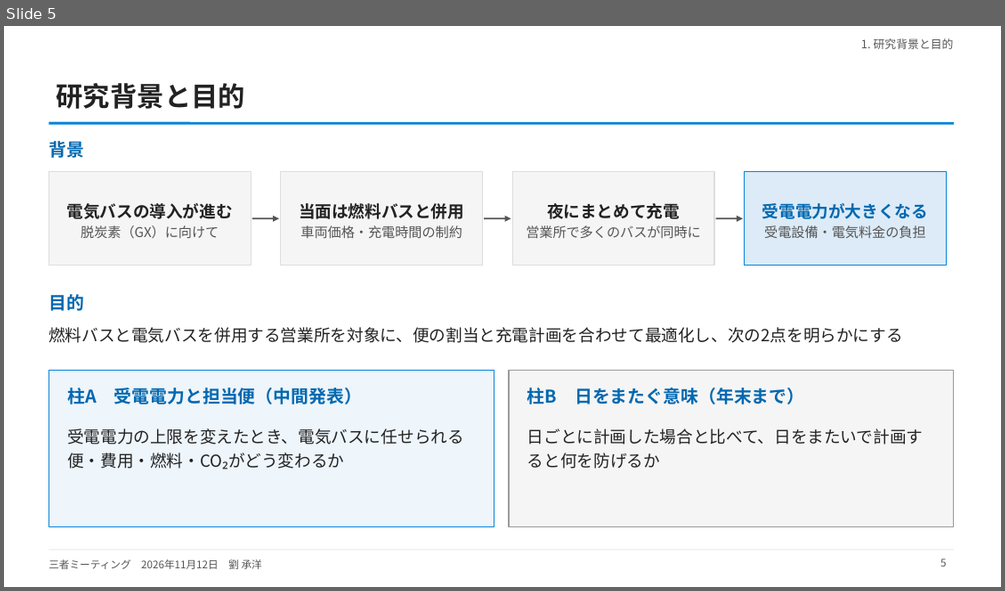
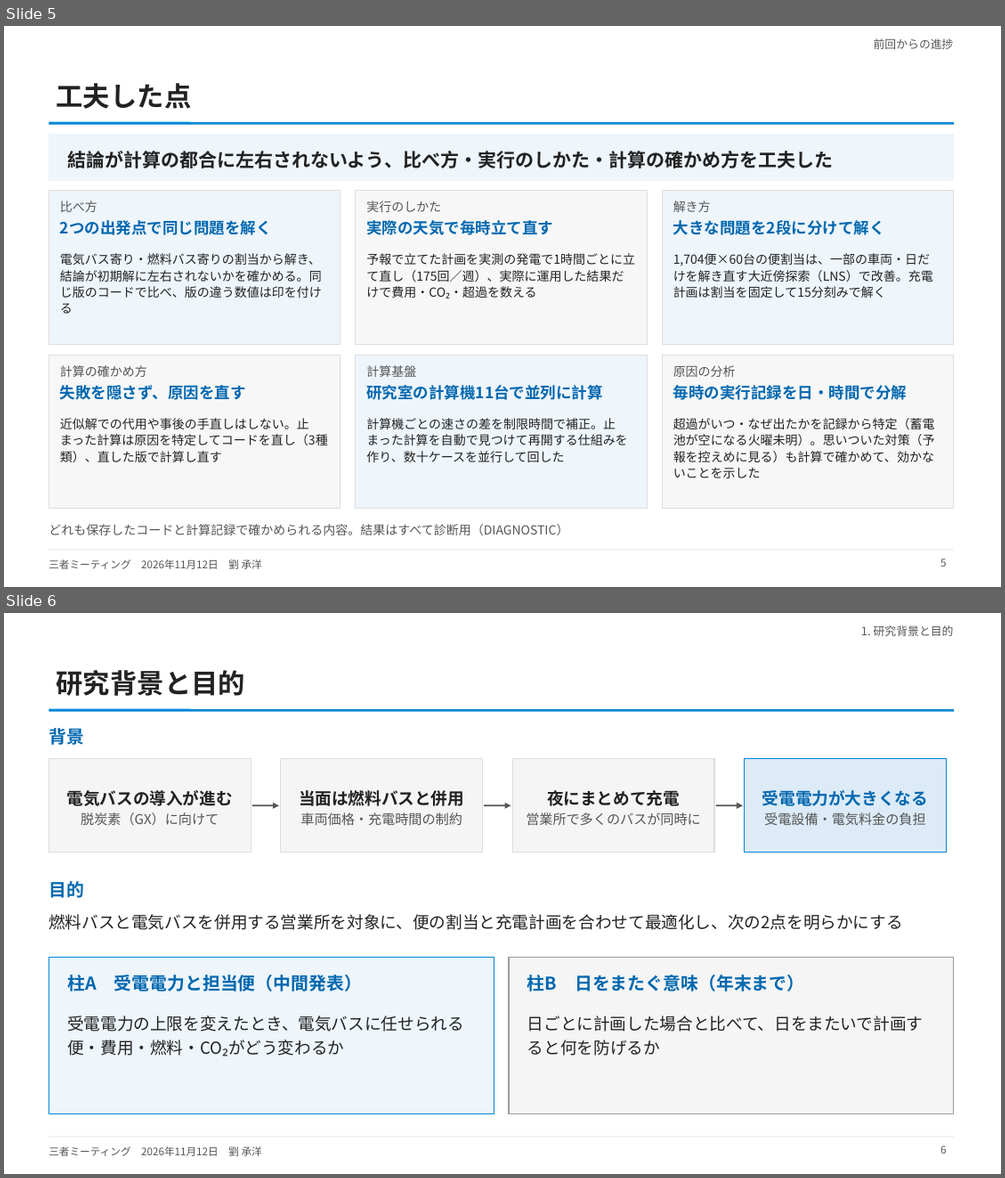
Before and after one commit to CYLIU2003/master-course, a slide deck: outcome/2026-11-12_three_party/three_party_20261112.pptx. Shown one above the other, each under a label of ours: slide 5 before the commit, slides 5 and 6 after it. The pictures are 1005x591 and 1005x1178 pixels, drawn with LibreOffice and Linux fonts; fonts in the diff are those of the drawing. Boxes give left, top, right and bottom in pixels: in the first picture for what was removed or moved away, otherwise in the second. Text is boxed around its words. In the diff, an @@ line names an element or a change of style, - is before the commit and + after.

```diff
--- a/outcome/2026-11-12_three_party/three_party_20261112.pptx
+++ b/outcome/2026-11-12_three_party/three_party_20261112.pptx
@@ slide 5 added at bbox=[4, 26, 1001, 587], background #FFFFFF; not listed: 3 template elements that a slide beside it also shows @@
@@ text added at bbox=[874, 38, 954, 49], 11 pt, text #555555 @@
+前回からの進捗
@@ title added at bbox=[57, 83, 192, 109], 26 pt, text #222222, bold @@
+工夫した点
@@ rectangle added at bbox=[48, 135, 954, 181], fill #EEF5FB, outline #EEF5FB 1 pt @@
@@ text added at bbox=[67, 151, 833, 168], 18 pt, text #222222, bold @@
+結論が計算の都合に左右されないよう、比べ方・実行のしかた・計算の確かめ方を工夫した
@@ rectangle added at bbox=[48, 191, 340, 344], fill #EEF5FB, outline #DDDDDD 0.75 pt @@
@@ text added at bbox=[60, 200, 272, 235], 15 pt, text #0268B0, bold @@
+比べ方
+2つの出発点で同じ問題を解く
@@ rectangle added at bbox=[356, 191, 647, 344], fill #F7F7F7, outline #DDDDDD 0.75 pt @@
@@ text added at bbox=[366, 200, 553, 235], 15 pt, text #0268B0, bold @@
+実行のしかた
+実際の天気で毎時立て直す
@@ rectangle added at bbox=[662, 191, 954, 344], fill #EEF5FB, outline #DDDDDD 0.75 pt @@
@@ text added at bbox=[673, 200, 885, 235], 15 pt, text #0268B0, bold @@
+解き方
+大きな問題を2段に分けて解く
@@ text added at bbox=[60, 253, 322, 313], 12 pt, text #222222 @@
+電気バス寄り・燃料バス寄りの割当から解き、結論が初期解に左右されないかを確かめる。同じ版のコードで比べ、版の違う数値は印を付ける
@@ text added at bbox=[366, 253, 635, 298], 12 pt, text #222222 @@
+予報で立てた計画を実測の発電で1時間ごとに立て直し（175回／週）、実際に運用した結果だけで費用・CO₂・超過を数える
@@ text added at bbox=[673, 253, 933, 297], 12 pt, text #222222 @@
+1,704便×60台の便割当は、一部の車両・日だけを解き直す大近傍探索（LNS）で改善。充電計画は割当を固定して15分刻みで解く
@@ rectangle added at bbox=[48, 355, 340, 508], fill #F7F7F7, outline #DDDDDD 0.75 pt @@
@@ text added at bbox=[60, 365, 246, 400], 15 pt, text #0268B0, bold @@
+計算の確かめ方
+失敗を隠さず、原因を直す
@@ rectangle added at bbox=[356, 355, 647, 508], fill #EEF5FB, outline #DDDDDD 0.75 pt @@
@@ text added at bbox=[366, 365, 603, 400], 15 pt, text #0268B0, bold @@
+計算基盤
+研究室の計算機11台で並列に計算
@@ rectangle added at bbox=[662, 355, 954, 508], fill #F7F7F7, outline #DDDDDD 0.75 pt @@
@@ text added at bbox=[673, 365, 906, 400], 15 pt, text #0268B0, bold @@
+原因の分析
+毎時の実行記録を日・時間で分解
@@ text added at bbox=[60, 418, 328, 462], 12 pt, text #222222 @@
+近似解での代用や事後の手直しはしない。止まった計算は原因を特定してコードを直し（3種類）、直した版で計算し直す
@@ text added at bbox=[366, 418, 627, 462], 12 pt, text #222222 @@
+計算機ごとの速さの差を制限時間で補正。止まった計算を自動で見つけて再開する仕組みを作り、数十ケースを並行して回した
@@ text added at bbox=[673, 418, 935, 478], 12 pt, text #222222 @@
+超過がいつ・なぜ出たかを記録から特定（蓄電池が空になる火曜未明）。思いついた対策（予報を控えめに見る）も計算で確かめて、効かないことを示した
@@ text added at bbox=[48, 524, 568, 535], 12 pt, text #555555 @@
+どれも保存したコードと計算記録で確かめられる内容。結果はすべて診断用（DIAGNOSTIC）
@@ page number added at bbox=[940, 558, 946, 566], 10 pt, text #555555 @@
+5
@@ what was slide 5 is now slide 6 @@
```
Also in this commit, not shown: 21 slides changed, 6 other files.
